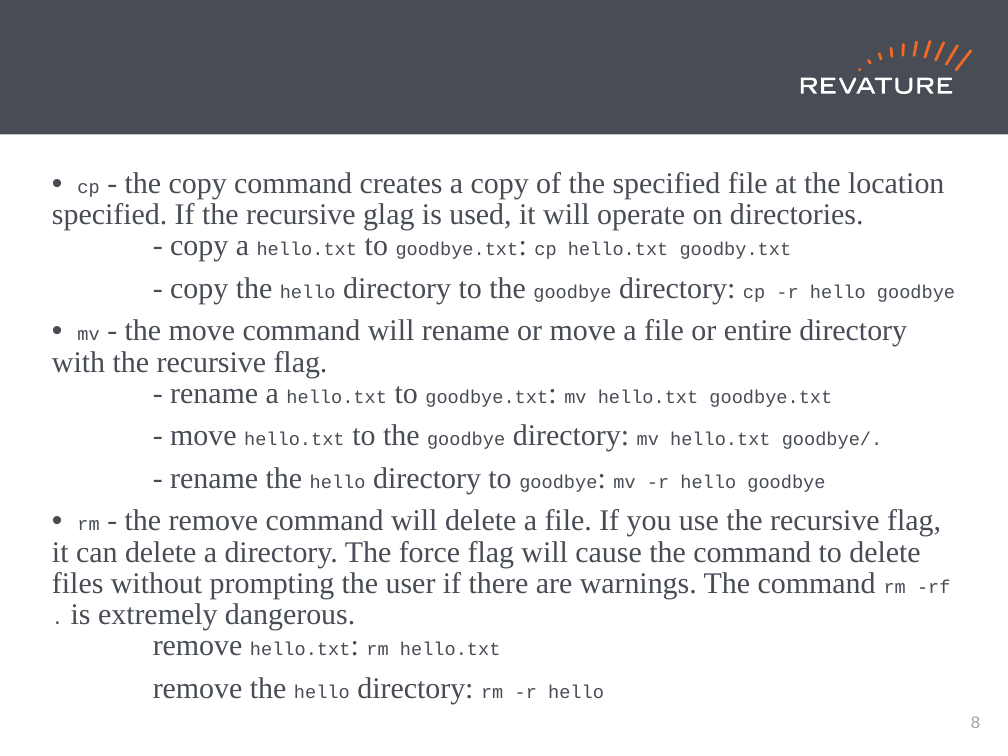
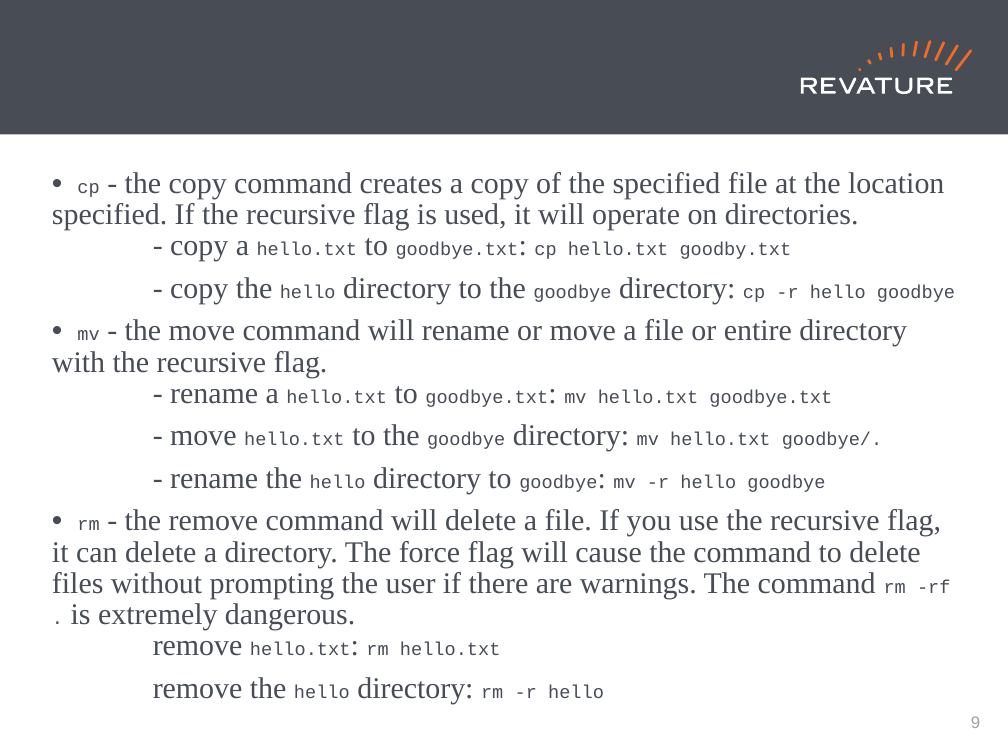
Before and after one commit to cynthia-enciso/RAP-210830, a slide deck: slide 10 of PPTs/day-1.pptx (slide 9 before the commit). Drawn at 1008x756 pixels with LibreOffice and Linux fonts; fonts in the diff are those of the drawing. Boxes give left, top, right and bottom in pixels: in the first picture for what was removed or moved away, otherwise in the second. Text is boxed around its words. In the diff, an @@ line names an element or a change of style, - is before the commit and + after.

Commit message:
revised day-1 PPT

```diff
--- a/PPTs/day-1.pptx
+++ b/PPTs/day-1.pptx
@@ text at (52, 172, 944, 230): text changed @@
-• cp - the copy command creates a copy of the specified file at the location specified. If the recursive glag is used, it will operate on directories.
+• cp - the copy command creates a copy of the specified file at the location specified. If the recursive flag is used, it will operate on directories.
```
Also in this commit, not shown: 3 other slides changed, 3 slides added.
